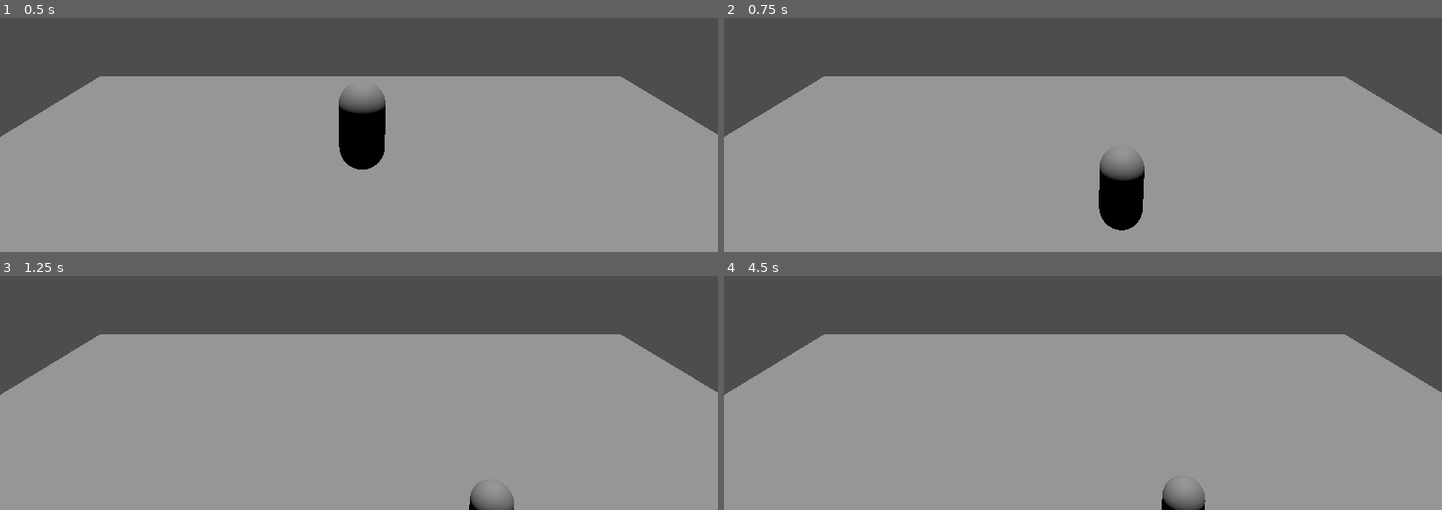
Above: before the commit, frames 1-4 (two rows, left to right).
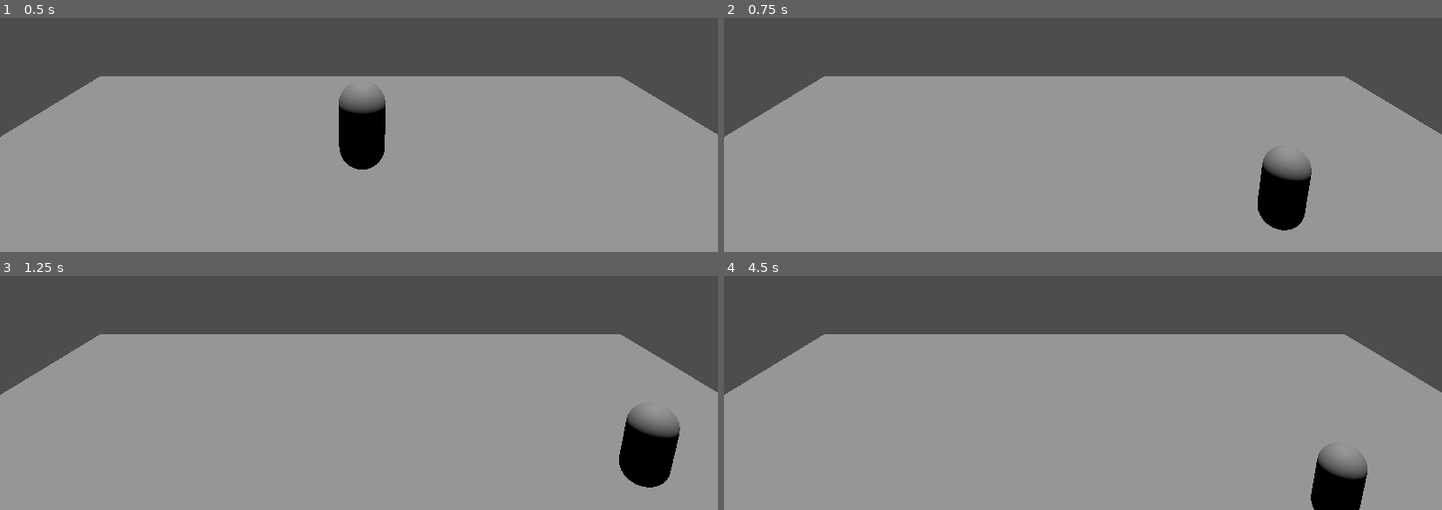
Above: after the commit, the same moments.

Repository: matteomiceli/mothman
Game: Godot game, scene res://world.tscn
Two runs of this game, one before a commit and one after it. Both use one fixed random seed, a clock stepped at 60 frames per second and the inputs below.
Inputs:
- Up to frame 1 (0.5 s): no input
- Up to frame 2 (0.75 s): hold D (strafe_right) from 0.53 s (still down); hold Shift (dash, bound only after the commit) from 0.53 s (still down)
- Up to frame 3 (1.25 s): keep holding D (strafe_right); keep holding Shift (dash, bound only after the commit); tap Space (dash, bound only before the commit) at 0.8 s
- Up to frame 4 (4.5 s): release D (strafe_right) at 1.28 s; release Shift (dash, bound only after the commit) at 1.28 s; hold S (move_back) 1.28-2.03 s; tap Space (dash, bound only before the commit) at 1.35, 2.3, 2.75, 2.85, 3.8, 4.35 s; tap Shift (dash, bound only after the commit) at 1.55, 3.05 s; tap Enter at 2 s; hold D (strafe_right) 2.03-2.78 s; hold Shift (dash, bound only after the commit) 2.03-2.78 s; hold W (move_forward) 2.78-3.53 s; hold Shift (dash, bound only after the commit) 3.53-4.28 s; hold A (strafe_left) from 3.53 s (still down)

Frame 1 is identical in both runs. In frame 2, 3.6% of the frame differs, in the area x 52-82%, y 55-91%; in frame 3, 2.5%; in frame 4, 2.1%.

Commit message:
better dashing bean

Diff:
--- a/character_body_3d.gd
+++ b/character_body_3d.gd
@@ -5,17 +5,40 @@
 var jump_speed = 6.0  # determines jump height
 var mouse_sensitivity = 0.002  # turning speed
 
+var is_dashing = false
+var dash_force = 40
+const DASH_DECAY = 200
+var dash_velocity: Vector3
 
 func get_input():
 	var input = Input.get_vector("strafe_left", "strafe_right", "move_forward", "move_back")
-	if Input.is_action_pressed("dash"):
-		velocity.x = input.x * speed * 2
-		velocity.z = input.y * speed * 2
-	else:
-		velocity.x = input.x * speed
-		velocity.z = input.y * speed
+	velocity.x = input.x * speed
+	velocity.z = input.y * speed
+
+	if Input.is_action_just_pressed("dash") and not is_dashing:
+		is_dashing = true
+		dash_velocity.x = input.x * dash_force
+		dash_velocity.z = input.y * dash_force
+
+	if Input.is_action_pressed("jump"):
+		jump()
 
 func _physics_process(delta):
+	get_input()
 	velocity.y += -gravity * delta
-	get_input()
+	if is_dashing:
+		var decay_amount = DASH_DECAY * delta
+		if dash_velocity.length() <= decay_amount:
+			dash_velocity = Vector3.ZERO
+			is_dashing = false
+		else:
+			dash_velocity -= dash_velocity.normalized() * decay_amount
+
+	velocity.x = velocity.x + dash_velocity.x
+	velocity.z = velocity.z + dash_velocity.z
+
 	move_and_slide()
+
+
+func jump():
+	velocity.y = 3
--- a/project.godot
+++ b/project.godot
@@ -19,7 +19,7 @@
 
 dash={
 "deadzone": 0.2,
-"events": [Object(InputEventKey,"resource_local_to_scene":false,"resource_name":"","device":0,"window_id":0,"alt_pressed":false,"shift_pressed":false,"ctrl_pressed":false,"meta_pressed":false,"pressed":false,"keycode":0,"physical_keycode":32,"key_label":0,"unicode":0,"location":0,"echo":false,"script":null)
+"events": [Object(InputEventKey,"resource_local_to_scene":false,"resource_name":"","device":-1,"window_id":0,"alt_pressed":false,"shift_pressed":false,"ctrl_pressed":false,"meta_pressed":false,"pressed":false,"keycode":0,"physical_keycode":4194325,"key_label":0,"unicode":0,"location":0,"echo":false,"script":null)
 ]
 }
 move_forward={
@@ -42,3 +42,8 @@
 "events": [Object(InputEventKey,"resource_local_to_scene":false,"resource_name":"","device":-1,"window_id":0,"alt_press …(192 unchanged characters)…
 ]
 }
+jump={
+"deadzone": 0.2,
+"events": [Object(InputEventKey,"resource_local_to_scene":false,"resource_name":"","device":-1,"window_id":0,"alt_pressed":false,"shift_pressed":false,"ctrl_pressed":false,"meta_pressed":false,"pressed":false,"keycode":0,"physical_keycode":32,"key_label":0,"unicode":32,"location":0,"echo":false,"script":null)
+]
+}
